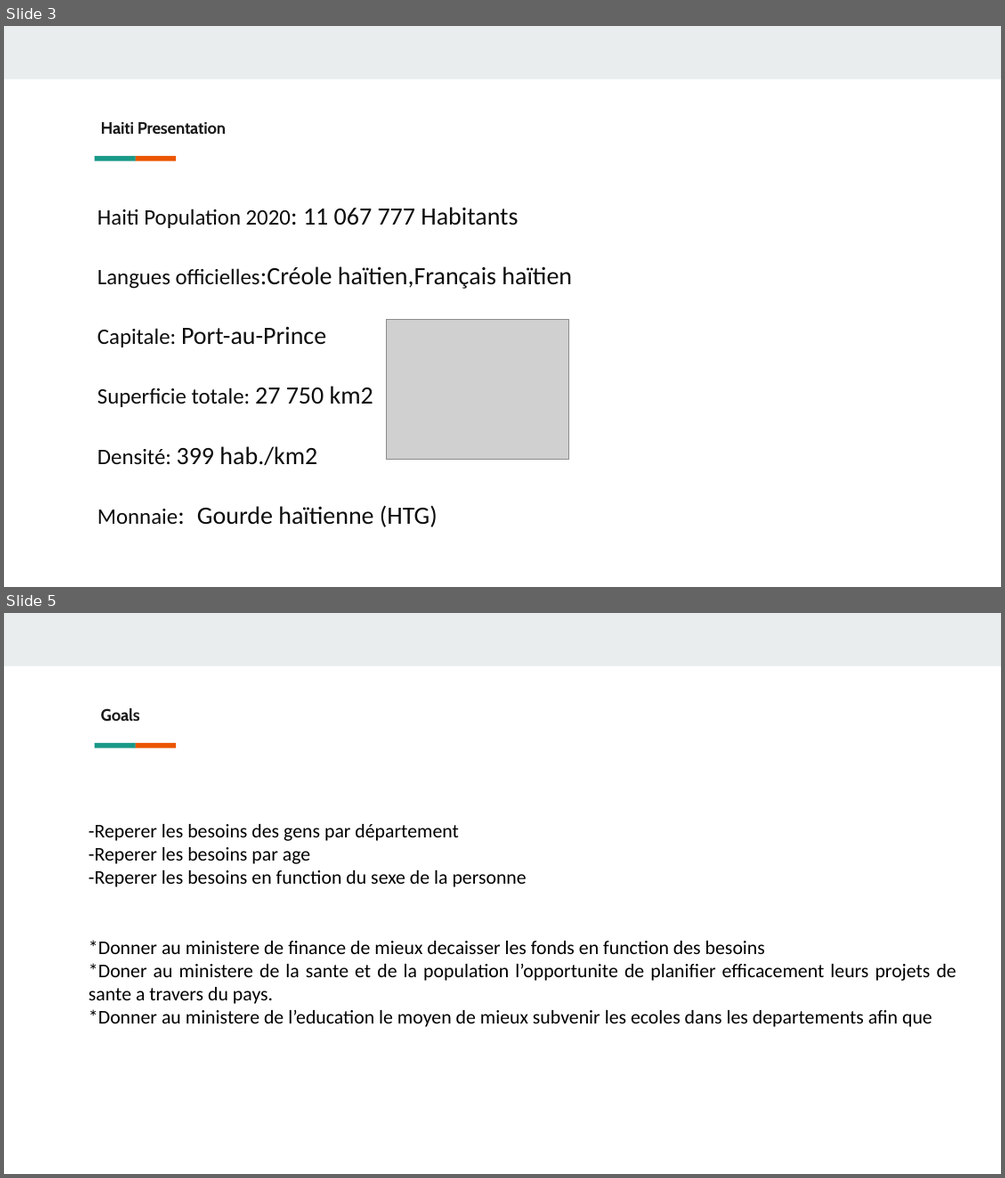
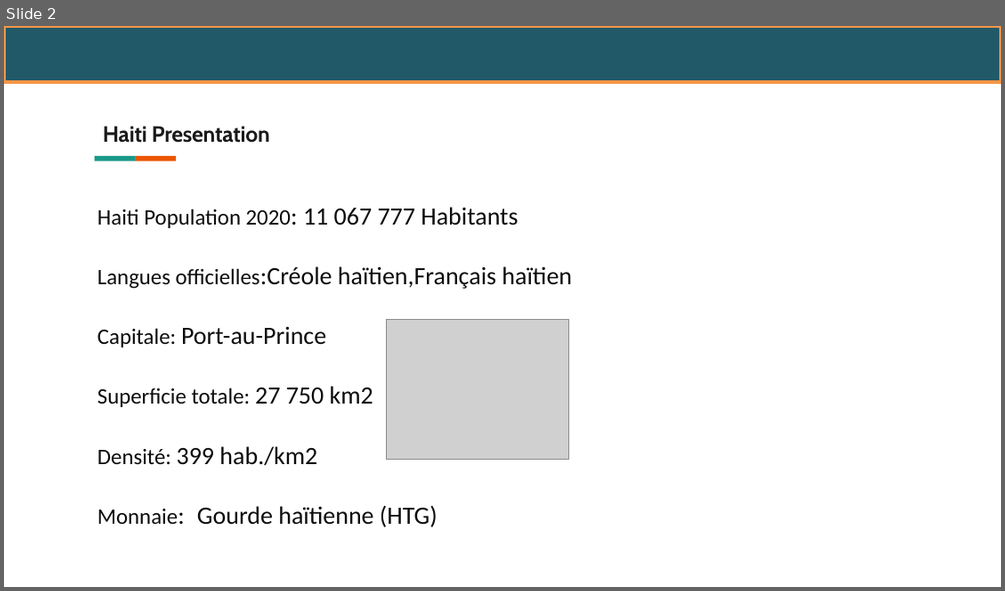
Before and after one commit to Thermoris1212/Ayiti-Analytics-Capstone-project, a slide deck: présentationCapstone.pptx. Shown one above the other, each under a label of ours: slides 3 and 5 before the commit, slide 2 after it; the slides between them are not shown. The pictures are 1005x1178 and 1005x591 pixels, drawn with LibreOffice and Linux fonts; fonts in the diff are those of the drawing; grey boxes stand for pictures; background and template pictures are left out. Boxes give left, top, right and bottom in pixels: in the first picture for what was removed or moved away, otherwise in the second. Text is boxed around its words. In the diff, an @@ line names an element or a change of style, - is before the commit and + after.

```diff
--- a/présentationCapstone.pptx
+++ b/présentationCapstone.pptx
@@ slide 5 removed at [4,613,1001,1174], background #FFFFFF; not listed: 3 template elements that a slide beside it also shows @@
@@ title removed at [101,708,140,722] @@
-Goals
@@ text removed at [89,824,956,1027] @@
--Reperer les besoins des gens par département
--Reperer les besoins par age
--Reperer les besoins en function du sexe de la personne
-*Donner au ministere de finance de mieux decaisser les fonds en function des besoins
-*Doner au ministere de la sante et de la population l’opportunite de planifier efficacement leurs projets de sante a travers du pays.
-*Donner au ministere de l’education le moyen de mieux subvenir les ecoles dans les departements afin que
@@ what was slide 3 is now slide 2 @@
@@ slide 2 changed as well @@
@@ rectangle added at [4,26,1001,82], fill #215968, outline #F79646 2 pt @@
@@ title "Haiti Presentation" at [103,126,270,143]: size 12 to 16 pt @@
```
Also in this commit, not shown: 2 other slides changed, 9 slides added, 2 other slides removed.
